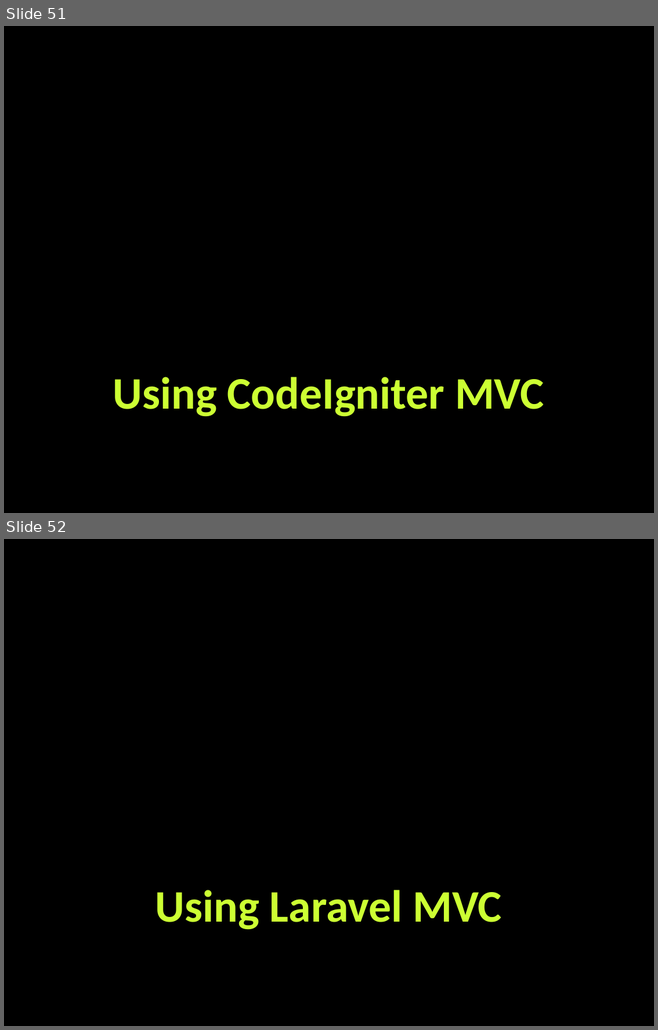
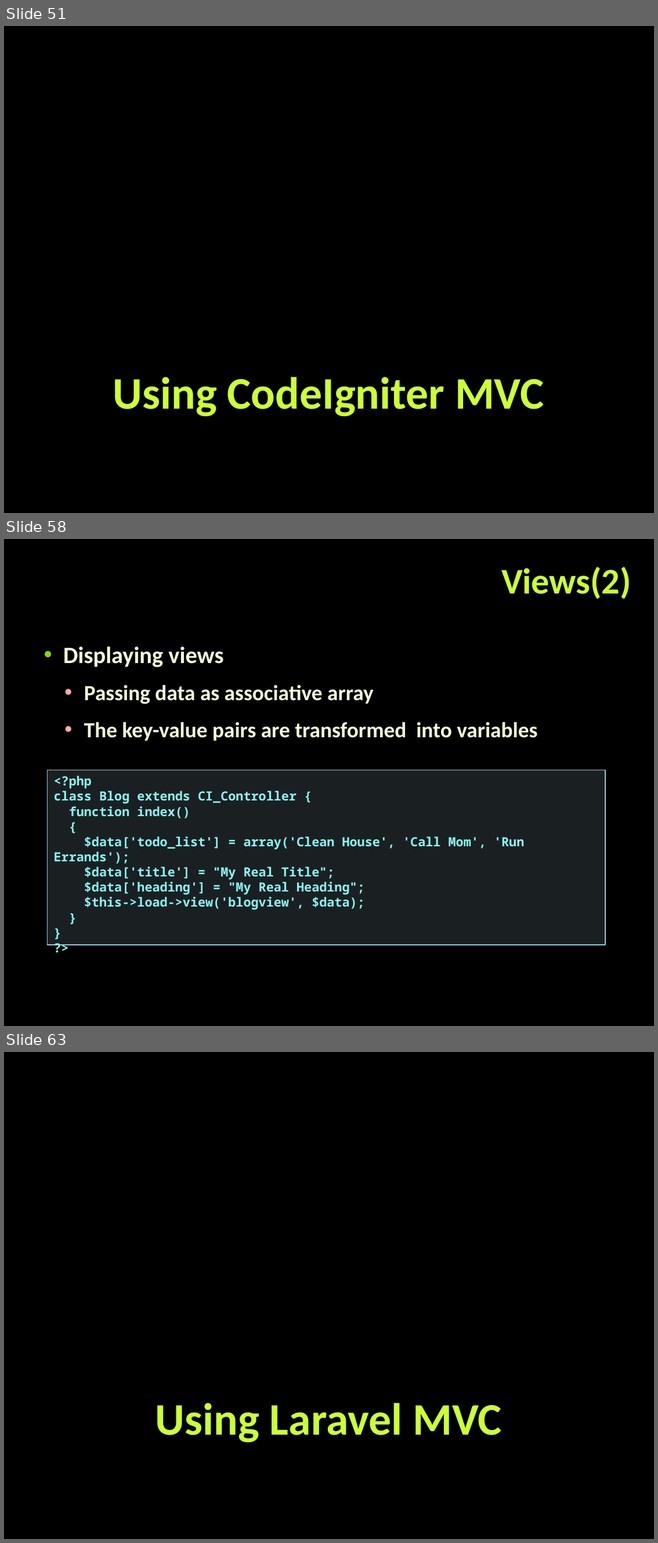
Before and after one commit to tanzhur/PHP_MVC-seminar, a slide deck: PHP_MVC.pptx. Shown one above the other, each under a label of ours: slides 51 and 52 before the commit, slides 51, 58 and 63 after it; the slides between them are not shown. The pictures are 658x1030 and 658x1543 pixels, drawn with LibreOffice and Linux fonts; fonts in the diff are those of the drawing; background and template pictures are left out. Boxes give left, top, right and bottom in pixels: in the first picture for what was removed or moved away, otherwise in the second. Text is boxed around its words. In the diff, an @@ line names an element or a change of style, - is before the commit and + after.

```diff
--- a/PHP_MVC.pptx
+++ b/PHP_MVC.pptx
@@ slide 58 added at box(4, 539, 654, 1026), background picture (left out) @@
@@ title added at box(501, 567, 631, 599), 40 pt, text #CCFF33, bold @@
+Views(2)
@@ text added at box(63, 646, 537, 741), 24 pt, text #F4FCD8, bold @@
+  • Displaying views
+    • Passing data as associative array
+    • The key-value pairs are transformed into variables
@@ rectangle added at box(48, 770, 605, 945), fill #B5DBE5 at 15% opacity, outline #90CAD7 1 pt, 14 pt, text #8CF4F2, bold @@
+<?php
+class Blog extends CI_Controller {
+function index()
+{
+$data['todo_list'] = array('Clean House', 'Call Mom', 'Run Errands');
+$data['title'] = "My Real Title";
+$data['heading'] = "My Real Heading";
+$this->load->view('blogview', $data);
+}
+}
+?>
@@ what was slide 52 is now slide 63 @@
```
Also in this commit, not shown: 1 slide changed, 10 other slides added.
